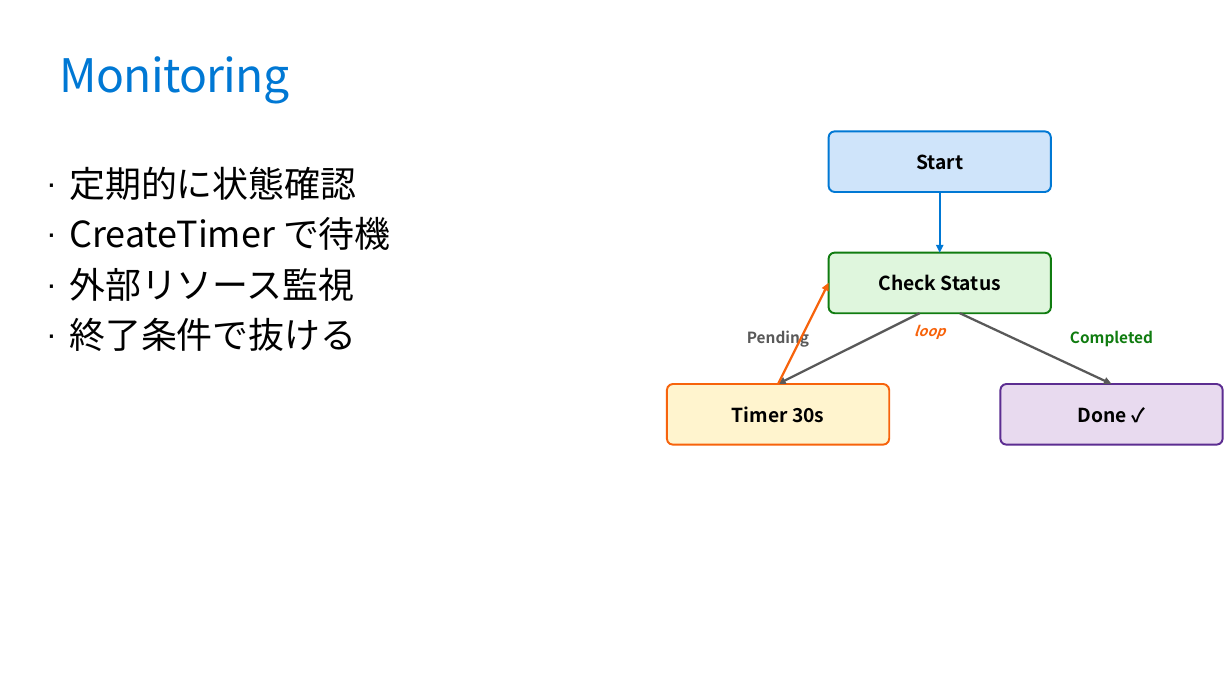
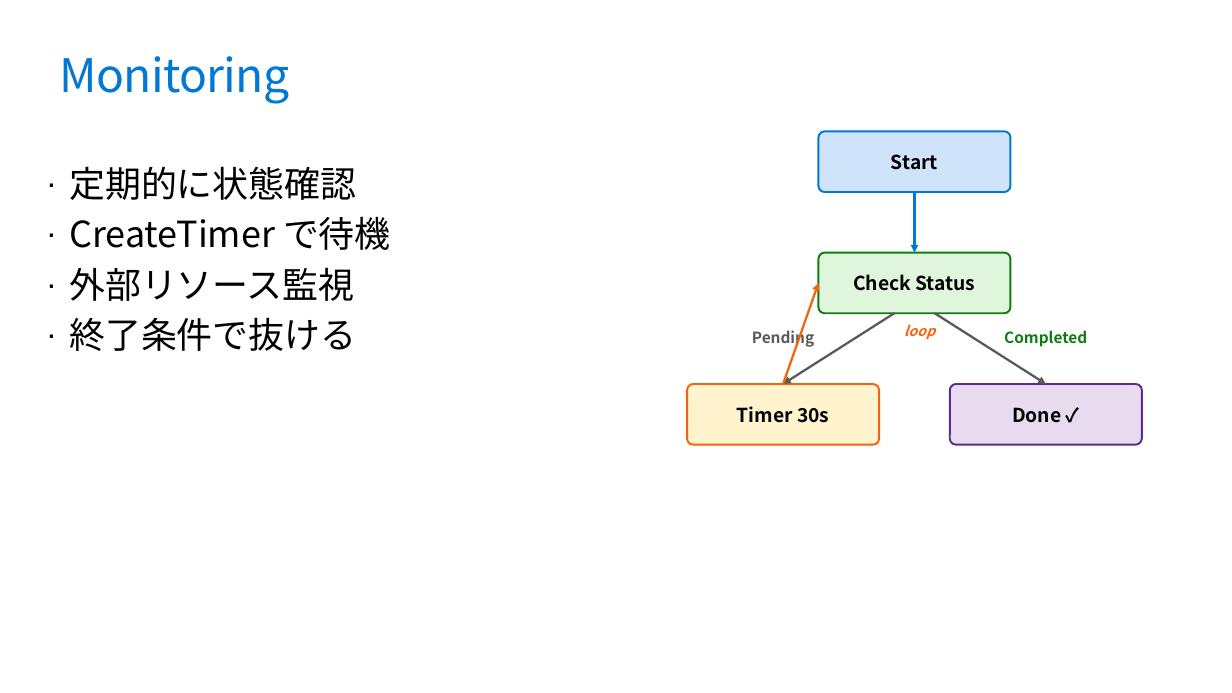
Before and after one commit to runceel/yonayona-durable, a slide deck: slide 12 of slides/slides.pptx. Drawn at 1232x693 pixels with LibreOffice and Linux fonts; fonts in the diff are those of the drawing; background and template pictures are left out. Boxes give left, top, right and bottom in pixels: in the first picture for what was removed or moved away, otherwise in the second. Text is boxed around its words. In the diff, an @@ line names an element or a change of style, - is before the commit and + after.

```diff
--- a/slides/slides.pptx
+++ b/slides/slides.pptx
@@ rounded rectangle "Start": place and size @@
-rounded rectangle "Start" at [829, 131, 1052, 192]
+rounded rectangle "Start" at [819, 131, 1011, 192]
@@ arrow moved from (940, 192) - (940, 252) to (915, 192) - (915, 252) @@
@@ rounded rectangle "Check Status": place and size @@
-rounded rectangle "Check Status" at [829, 252, 1052, 313]
+rounded rectangle "Check Status" at [819, 252, 1011, 313]
@@ arrow moved from (778, 384) - (829, 283) to (784, 384) - (819, 283) @@
@@ text "Pending": place and size @@
-text "Pending" at [747, 328, 809, 348]
+text "Pending" at [752, 328, 814, 348]
@@ arrow moved from (920, 313) - (778, 384) to (895, 313) - (784, 384) @@
@@ text "loop": place and size @@
-text "loop" at [914, 324, 945, 339]
+text "loop" at [904, 324, 935, 339]
@@ arrow moved from (960, 313) - (1112, 384) to (935, 313) - (1046, 384) @@
@@ text "Completed": place and size @@
-text "Completed" at [1070, 330, 1153, 347]
+text "Completed" at [1004, 330, 1087, 347]
@@ rounded rectangle "Timer 30s": place and size @@
-rounded rectangle "Timer 30s" at [667, 384, 890, 445]
+rounded rectangle "Timer 30s" at [688, 384, 880, 445]
@@ rounded rectangle "Done ✓": place and size @@
-rounded rectangle "Done ✓" at [1001, 384, 1224, 445]
+rounded rectangle "Done ✓" at [950, 384, 1142, 445]
```
Also in this commit, not shown: 4 other slides changed.
